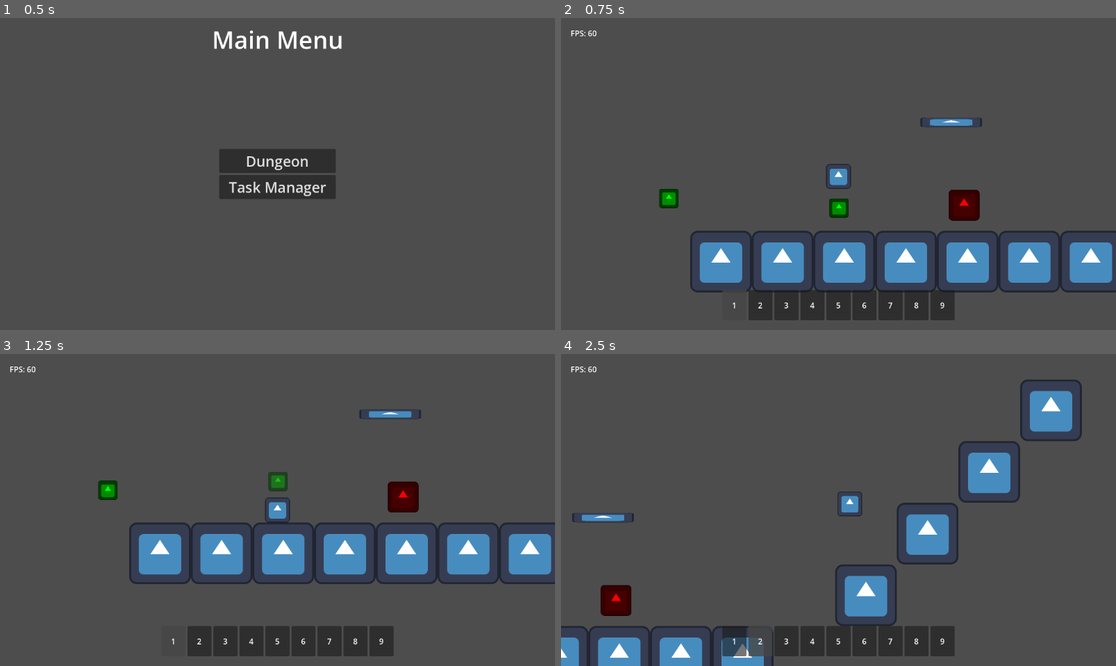
Above: before the commit, frames 1-4 (two rows, left to right).
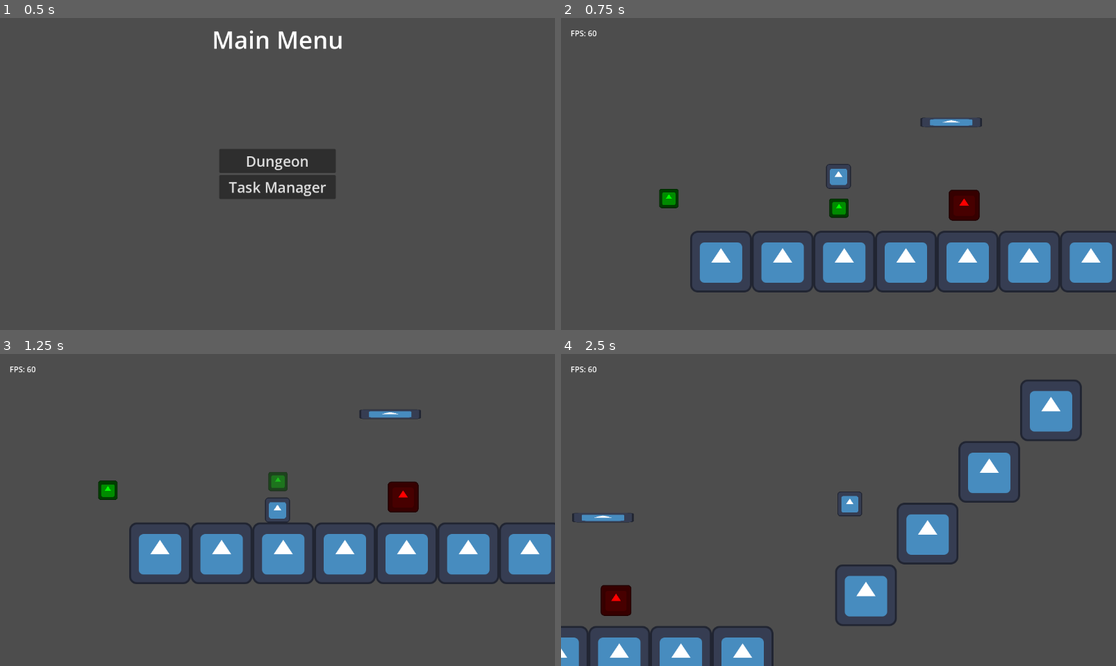
Above: after the commit, the same moments.

Repository: TheHumanMRP/RPG-Life-Tracker
Game: Godot game, scene res://Folders/Systems/Main/Scenes/main_scene.tscn
Two runs of this game, one before a commit and one after it. Both use one fixed random seed, a clock stepped at 60 frames per second and the inputs below. The engine's default icon, where the game draws it, is replaced by a stand-in: a white triangle on a blue panel in a dark square.
Inputs (mouse positions are in pixels of both pictures, inside the frame that each line leads up to):
- Up to frame 1 (0.5 s): no input
- Up to frame 2 (0.75 s): click "Dungeon" at 0.5 s
- Up to frame 3 (1.25 s): no input
- Up to frame 4 (2.5 s): move the mouse to (733, 641) at 1.27 s; hold D (move_right) from 1.28 s (still down); tap T (add_test_sword) at 1.35 s; click (733, 641) at 1.42 s; tap Space (jump) at 1.52, 2.27 s; move the mouse to (760, 641) at 2.02 s; tap E (equip_item) at 2.1 s; click (760, 641) at 2.17 s

Frame 1 is identical in both runs. In frame 2, 3.1% of the frame differs, in the area x 29-71%, y 87-97%; in frame 3, 3.3%; in frame 4, 3.5%.
Error before the commit: Invalid access to property or key 'inventory_component' on a base object of type 'Resource (SaveData)'. (res://Folders/Systems/Globals/global.gd:46)
Error after the commit: Parse Error: Could not parse global class "HotBarLogicComponent" from "res://Folders/Systems/Inventory_System/Scripts/Hotbar/hotbar_logic.gd". (res://Folders/S…

Commit message:
Auto commit at 2026-08-23 00:31:38

Diff:
--- a/Folders/Systems/Inventory_System/Scripts/Hotbar/hotbar_logic.gd
+++ b/Folders/Systems/Inventory_System/Scripts/Hotbar/hotbar_logic.gd
@@ -50,7 +50,7 @@
 	notify_hotbar_changed()
 
 func _on_hotbar_item_equipped(slot_index: int) -> void:
-	pass
+
 
 ## This shit is here so that I don't have to go to a billion places if I by mistakely somehow change the signal name
 func notify_hotbar_changed() -> void:
